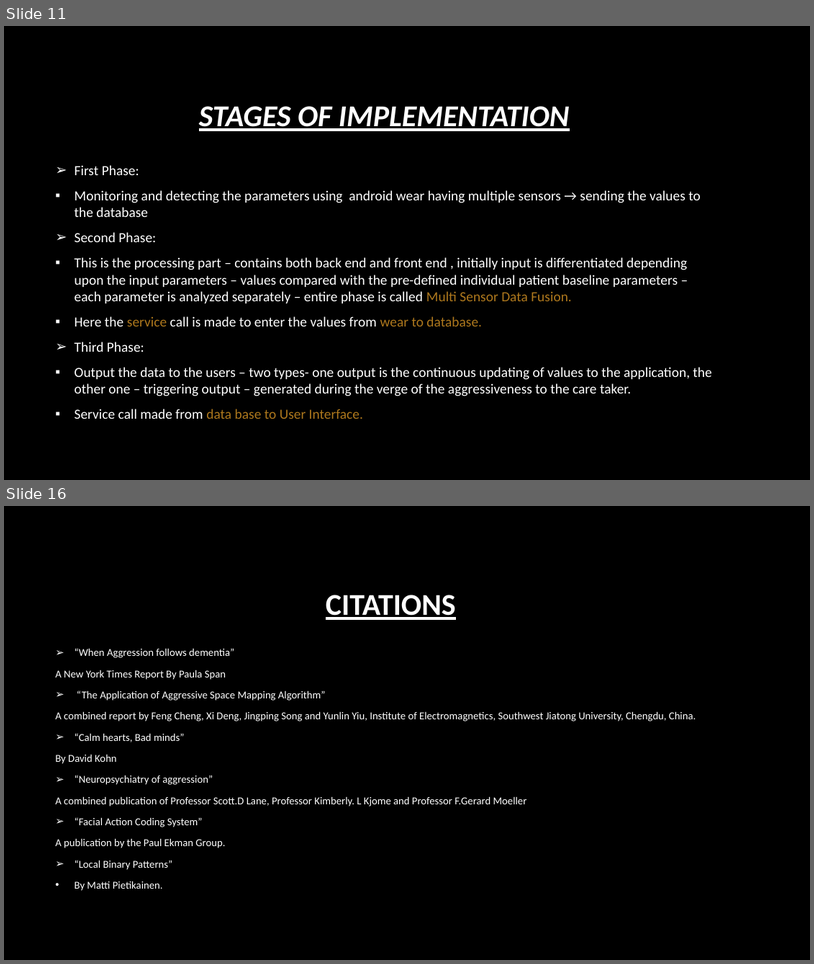
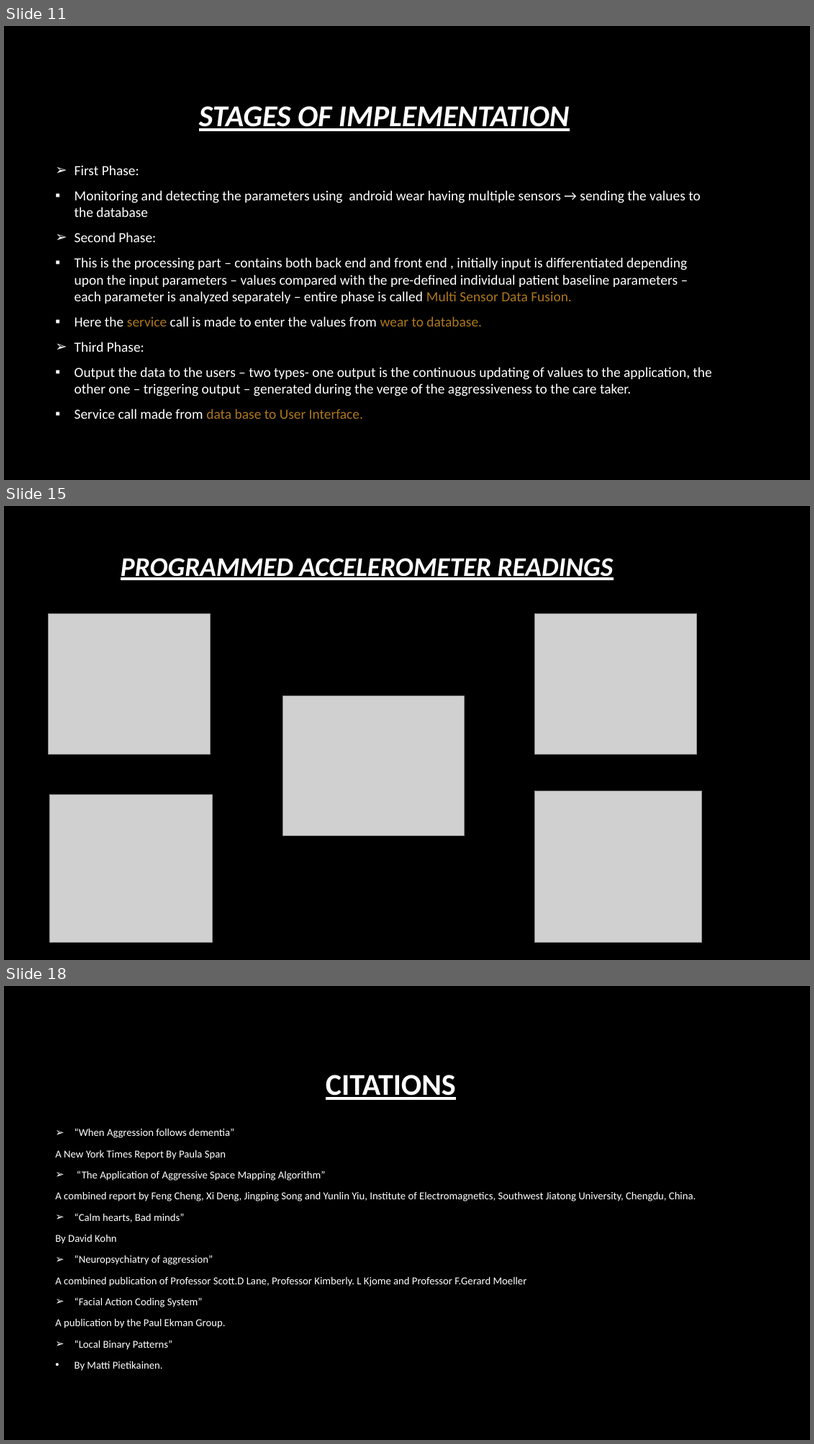
Before and after one commit to adithyar82/odu, a slide deck: Presentaion on Aggression.pptx. Shown one above the other, each under a label of ours: slides 11 and 16 before the commit, slides 11, 15 and 18 after it; the slides between them are not shown. The pictures are 814x964 and 814x1444 pixels, drawn with LibreOffice and Linux fonts; fonts in the diff are those of the drawing; grey boxes stand for pictures; background and template pictures are left out. Boxes give left, top, right and bottom in pixels: in the first picture for what was removed or moved away, otherwise in the second. Text is boxed around its words. In the diff, an @@ line names an element or a change of style, - is before the commit and + after.

```diff
--- a/Presentaion on Aggression.pptx
+++ b/Presentaion on Aggression.pptx
@@ slide 15 added at (4,506,810,960), background picture (left out) @@
@@ title added at (121,558,614,580), 32 pt, text #FFFFFF, bold, italic, underline @@
+PROGRAMMED ACCELEROMETER READINGS
@@ picture added at (48,614,211,754) @@
@@ picture added at (535,614,697,754) @@
@@ picture added at (283,695,465,836) @@
@@ picture added at (49,795,213,942) @@
@@ picture added at (535,791,702,942) @@
@@ what was slide 16 is now slide 18 @@
```
Also in this commit, not shown: 8 slides changed, 1 other slide added, 48 other files.
